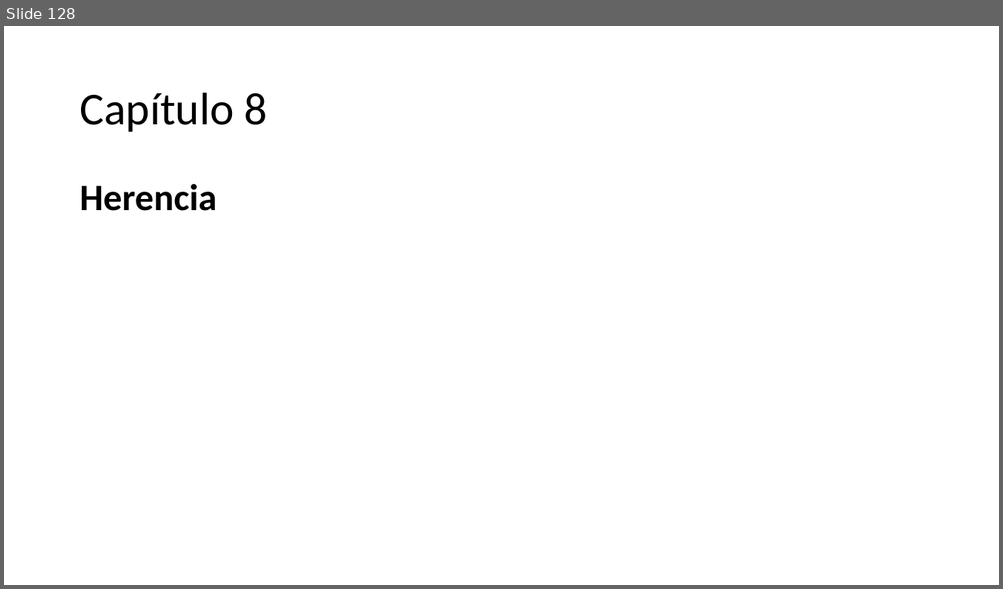
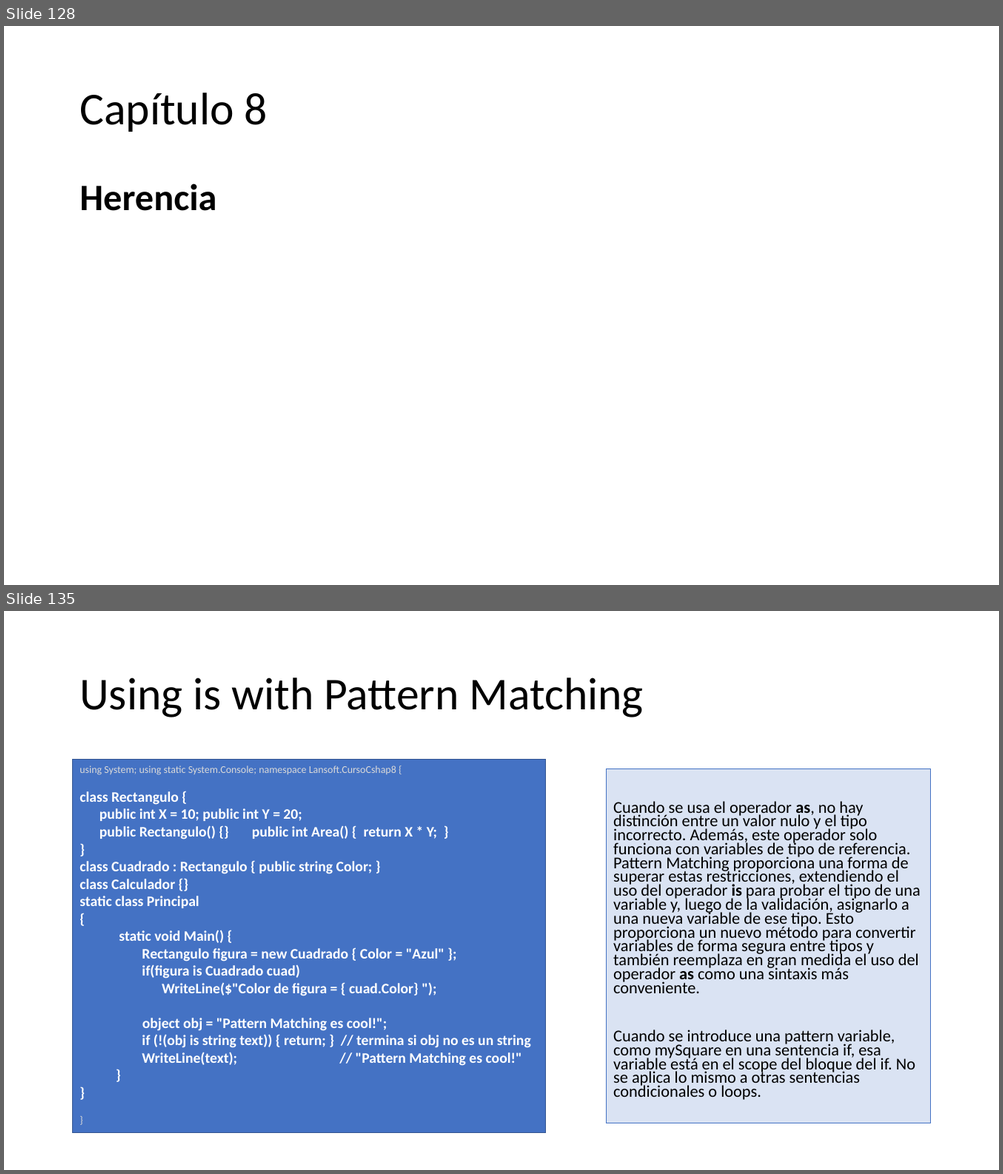
Before and after one commit to AlbertOsinaga/CursoCSharp__8, a slide deck: CSharpQuickReferencia.pptx. Shown one above the other, each under a label of ours: slide 128 before the commit, slides 128 and 135 after it; the slides between them are not shown. The pictures are 1003x589 and 1003x1174 pixels, drawn with LibreOffice and Linux fonts; fonts in the diff are those of the drawing. Boxes give left, top, right and bottom in pixels: in the first picture for what was removed or moved away, otherwise in the second. Text is boxed around its words. In the diff, an @@ line names an element or a change of style, - is before the commit and + after.

```diff
--- a/CSharpQuickReferencia.pptx
+++ b/CSharpQuickReferencia.pptx
@@ slide 135 added at [4,611,999,1170], background #FFFFFF @@
@@ title added at [79,678,643,718], 44 pt, text #000000 @@
+Using is with Pattern Matching
@@ rectangle added at [73,760,546,1134], fill #4472C4, outline #325491 1 pt, 14 pt, text #FFFFFF, bold @@
+using System; using static System.Console; namespace Lansoft.CursoCshap8 {
+class Rectangulo {
+public int X = 10; public int Y = 20;
+public Rectangulo() {} public int Area() { return X * Y; }
+}
+class Cuadrado : Rectangulo { public string Color; }
+class Calculador {}
+static class Principal
+{
+static void Main() {
+Rectangulo figura = new Cuadrado { Color = "Azul" };
+if(figura is Cuadrado cuad)
+WriteLine($"Color de figura = { cuad.Color} ");
+object obj = "Pattern Matching es cool!";
+if (!(obj is string text)) { return; } // termina si obj no es un string
+WriteLine(text); // "Pattern Matching es cool!"
+}
+}
+}
@@ text added at [606,769,930,1124], fill #DAE3F3, outline #4472C4 0.75 pt, 16 pt, text #000000 @@
+Cuando se usa el operador as, no hay distinción entre un valor nulo y el tipo incorrecto. Además, este operador solo funciona con variables de tipo de referencia. Pattern Matching proporciona una forma de superar estas restricciones, extendiendo el uso del operador is para probar el tipo de una variable y, luego de la validación, asignarlo a una nueva variable de ese tipo. Esto proporciona un nuevo método para convertir variables de forma segura entre tipos y también reemplaza en gran medida el uso del operador as como una sintaxis más conveniente.
+Cuando se introduce una pattern variable, como mySquare en una sentencia if, esa variable está en el scope del bloque del if. No se aplica lo mismo a otras sentencias condicionales o loops.
```
Also in this commit, not shown: 8 other slides added.
